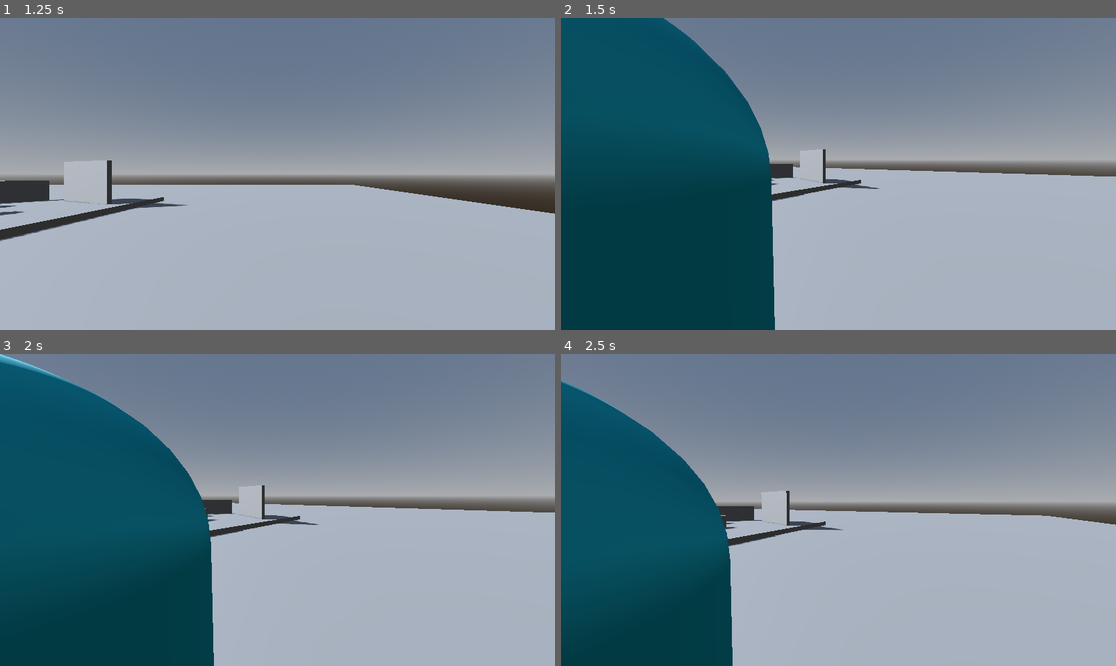
Above: before the commit, frames 1-4 (two rows, left to right).
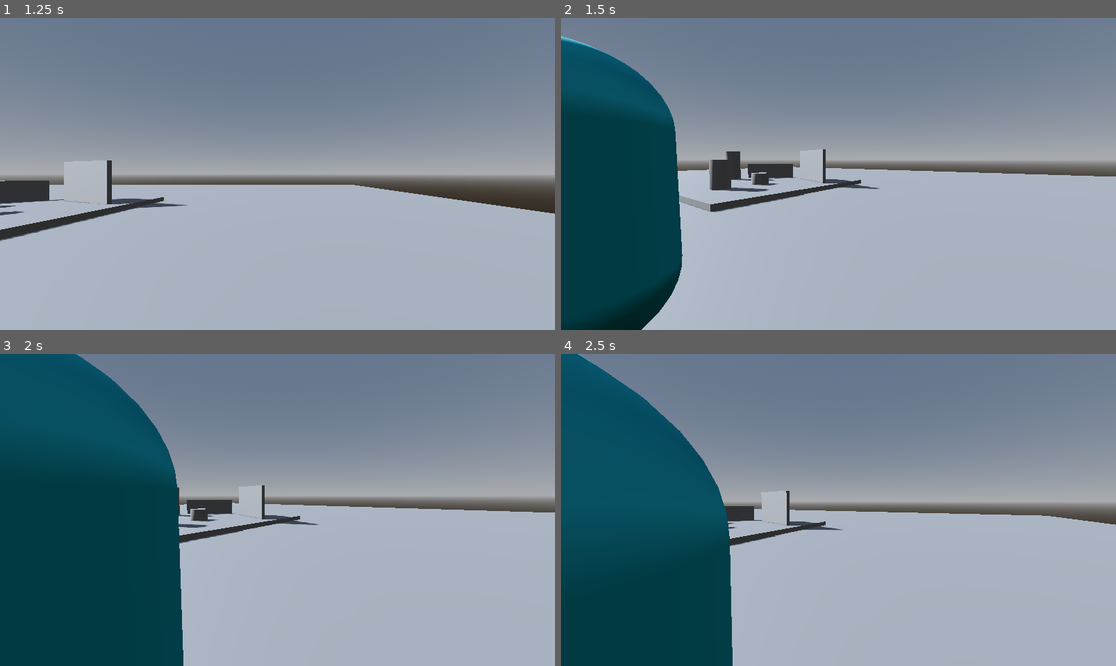
Above: after the commit, the same moments.

Repository: cs4350group2/foodgame
Game: Godot game, scene res://NPC_dev.tscn
The game is run twice, just before and just after one commit, with the same random seed, the same clock (stepped at 60 frames per second) and the same inputs.
Inputs (mouse positions are in pixels of both pictures, inside the frame that each line leads up to):
- Up to frame 1 (1.25 s): tap Enter (ui_accept) at 0.5, 0.77 s; move the mouse to (399, 158) at 0.52 s; hold Right (ui_right) from 0.53 s (still down); tap Shift (sprint) at 0.6 s; click (399, 158) at 0.67 s
- Up to frame 2 (1.5 s): tap Enter (ui_accept) at 1.25 s; move the mouse to (810, 174) at 1.27 s; release Right (ui_right) at 1.28 s; hold Up (ui_up) from 1.28 s (still down); tap Shift (sprint) at 1.35 s
- Up to frame 3 (2 s): keep holding Up (ui_up); tap Enter (ui_accept) at 1.52 s
- Up to frame 4 (2.5 s): keep holding Up (ui_up); move the mouse to (849, 503) at 2.02 s; tap Shift (sprint) at 2.1 s

Frame 1 is identical in both runs. In frame 2, 19% of the frame differs, in the area x 0-39%, y 0-100%; in frame 3, 12%; in frame 4, 2.7%.
Error after the commit: Cannot call method 'get_children' on a null value. (res://npc_dev.gd:4)

Commit message:
Add npc state machine and sitting node logic

Diff:
--- a/NPC_dev.tscn
+++ b/NPC_dev.tscn
@@ -3,6 +3,7 @@
 [ext_resource type="PackedScene" uid="uid://bs72ogkvdd7d6" path="res://addons/proto_controller/proto_controller.tscn" id="1_twiq2"]
 [ext_resource type="Script" uid="uid://c1kc73k2ndr3t" path="res://npc_dev.gd" id="1_wdm20"]
 [ext_resource type="PackedScene" uid="uid://m1q0ywvqfq1n" path="res://src/NPC/customer.tscn" id="3_myoyu"]
+[ext_resource type="PackedScene" uid="uid://bafqd0yn4tein" path="res://src/NPC/npc_sitting_node.tscn" id="4_iqrmb"]
 
 [sub_resource type="ProceduralSkyMaterial" id="ProceduralSkyMaterial_0xm2m"]
 sky_horizon_color = Color(0.66224277, 0.6717428, 0.6867428, 1)
@@ -70,3 +71,6 @@
 
 [node name="Customer" parent="." unique_id=259023669 instance=ExtResource("3_myoyu")]
 transform = Transform3D(1, 0, 0, 0, 1, 0, 0, 0, 1, 9.1, 1.6, 7.3)
+
+[node name="SittingNode" parent="." unique_id=747953572 instance=ExtResource("4_iqrmb")]
+transform = Transform3D(1, 0, 0, 0, 1, 0, 0, 0, 1, 4.1869197, 1, 8.485034)
--- a/npc_dev.gd
+++ b/npc_dev.gd
@@ -1,6 +1,27 @@
 extends Node3D
 
 @onready var player = $ProtoController
+@onready var sittingNodes = $SittingNodes.get_children()
 
 func _physics_process(delta):
 	get_tree().call_group("customers", "update_target_location", player.global_transform.origin)
+
+func find_vacant_sittingNode() -> SittingNode:
+		for node in sittingNodes:
+			if node.is_vacant():
+				node.reserve()
+				return node
+
+		return null
+
+func assign_sittingNode(customer: Customer):
+	var sittingNode: SittingNode = find_vacant_sittingNode()
+
+	if sittingNode == null:
+		print("No vacant sittingNode!")
+		return
+
+	customer.update_target_location(sittingNode.global_position)
+	customer.assigned_sittingNode = sittingNode
+
+	print("Assigned sittingNode: ", sittingNode.name)
--- a/src/NPC/customer.gd
+++ b/src/NPC/customer.gd
@@ -1,16 +1,183 @@
+class_name Customer
 extends CharacterBody3D
 
 @onready var nav_agent = $NavigationAgent3D
 
-var SPEED = 3.0
+var move_speed = 2.0
+
+enum State {
+	IDLE,
+	WALKING_TO_TABLE,
+	SITTING,
+	ORDERING,
+	WAITING_FOR_FOOD,
+	EATING,
+	FINISHED,
+	LEAVING
+}
+
+var current_state = State.IDLE
+var assigned_sittingNode = null
+
+func _ready():
+	change_state(State.IDLE)
 
 func _physics_process(delta):
 	var current_location = global_transform.origin
 	var next_location = nav_agent.get_next_path_position()
-	var new_velocity = (next_location - current_location).normalized() * SPEED
+	var new_velocity = (next_location - current_location).normalized() * move_speed
 
 	velocity = new_velocity
 	move_and_slide()
 
 func update_target_location(target_location):
 	nav_agent.target_position = target_location
+
+# State Management
+
+func change_state(new_state: State):
+	if current_state == new_state:
+		return
+
+	exit_state(current_state)
+	current_state = new_state
+	enter_state(current_state)
+
+func enter_state(state: State):
+	match state:
+		State.IDLE:
+			pass
+
+		State.WALKING_TO_TABLE:
+			pass
+
+		State.SITTING:
+			# Start sitting animation
+			# $AnimationPlayer.play("sit")
+			pass
+
+		State.ORDERING:
+			# Tell waiter/customer system that we're ordering
+			pass
+
+		State.WAITING_FOR_FOOD:
+			pass
+
+		State.EATING:
+			# $AnimationPlayer.play("eat")
+			pass
+
+		State.FINISHED:
+			pass
+
+		State.LEAVING:
+			pass
+
+func exit_state(state:State):
+	match state:
+		State.IDLE:
+			pass
+
+		State.WALKING_TO_TABLE:
+			pass
+
+		State.SITTING:
+			pass
+
+		State.ORDERING:
+			pass
+
+		State.WAITING_FOR_FOOD:
+			pass
+
+		State.EATING:
+			pass
+
+		State.FINISHED:
+			pass
+
+		State.LEAVING:
+			pass
+
+# States
+
+func state_idle(delta):
+	# Decide what the customer should do next
+
+	change_state(State.WALKING_TO_TABLE)
+
+
+func state_walking_to_table(delta):
+	# Set navigation target somewhere else
+	# navigation_agent.target_position = table_position
+
+	if nav_agent.is_navigation_finished():
+		change_state(State.SITTING)
+		return
+
+	var next_position = nav_agent.get_next_path_position()
+	var direction = global_position.direction_to(next_position)
+
+	velocity = direction * move_speed
+	move_and_slide()
+
+
+func state_sitting(delta):
+	# Wait for some amount of time before ordering
+
+	# Example:
+	# if sit_timer <= 0:
+	#     change_state(State.ORDERING)
+
+	pass
+
+
+func state_ordering(delta):
+	# Choose food / send order to restaurant system
+
+	# Example:
+	# order = choose_random_food()
+	# restaurant.place_order(self, order)
+
+	change_state(State.WAITING_FOR_FOOD)
+
+
+func state_waiting_for_food(delta):
+	# Wait until restaurant tells us the food is ready
+
+	# Example:
+	# if food_received:
+	#     change_state(State.EATING)
+
+	pass
+
+
+func state_eating(delta):
+	# Play eating animation
+	# Decrease food/eating timer
+
+	# Example:
+	# if eating_timer <= 0:
+	#     change_state(State.FINISHED)
+
+	pass
+
+
+func state_finished(delta):
+	# Pay, finish eating, etc.
+
+	change_state(State.LEAVING)
+
+
+func state_leaving(delta):
+	# Walk toward the restaurant exit
+
+	if nav_agent.is_navigation_finished():
+		queue_free()
+		return
+
+	var next_position = nav_agent.get_next_path_position()
+	var direction = global_position.direction_to(next_position)
+
+	velocity = direction * move_speed
+	move_and_slide()
--- /dev/null
+++ b/src/NPC/npc_sitting_node.gd
@@ -0,0 +1,23 @@
+class_name SittingNode
+extends CSGBox3D
+
+var vacant
+var serving_customer
+
+# Called when the node enters the scene tree for the first time.
+func _ready() -> void:
+	vacant = true
+	pass # Replace with function body.
+
+func is_vacant() -> bool:
+	return vacant
+
+func reserve():
+	vacant = false
+
+func free():
+	vacant = true
+
+# Called every frame. 'delta' is the elapsed time since the previous frame.
+func _process(delta: float) -> void:
+	pass
--- /dev/null
+++ b/src/NPC/npc_sitting_node.tscn
@@ -0,0 +1,6 @@
+[gd_scene format=3 uid="uid://bafqd0yn4tein"]
+
+[ext_resource type="Script" uid="uid://bleu56ats4lt1" path="res://src/NPC/npc_sitting_node.gd" id="1_t7noo"]
+
+[node name="SittingNode" type="CSGBox3D" unique_id=747953572]
+script = ExtResource("1_t7noo")
Not shown, added: src/NPC/npc_sitting_node.gd.uid
